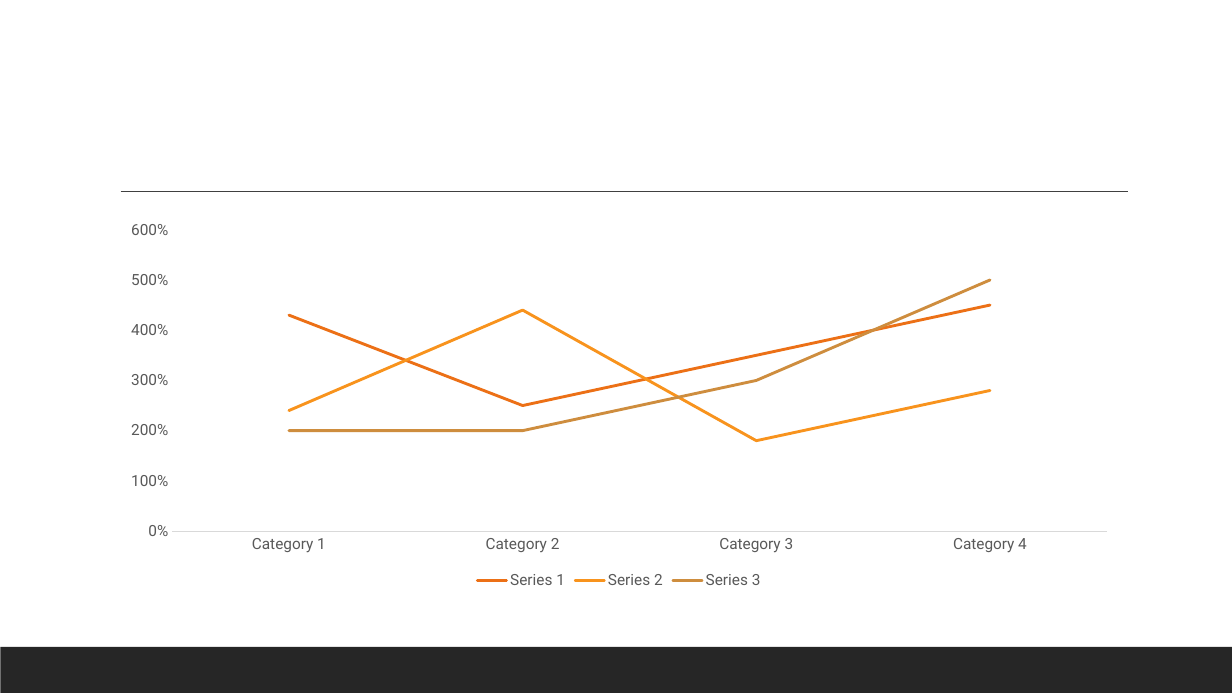
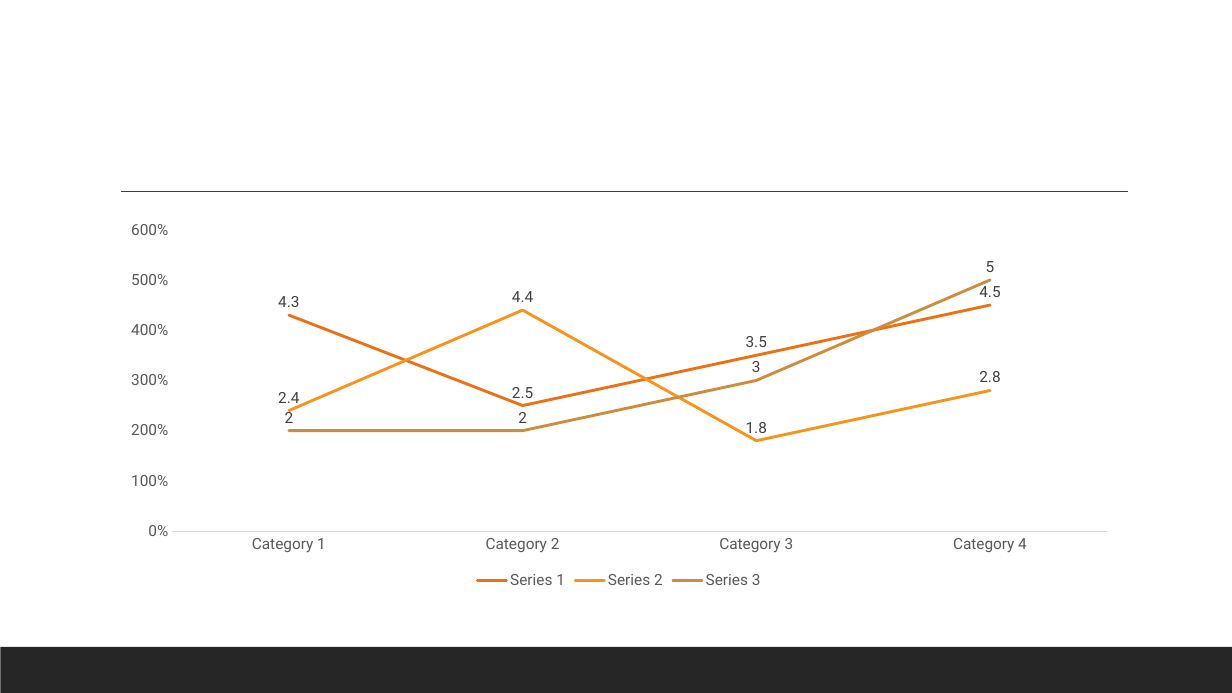
Before and after one commit to kghetzke/SimulatedSurveyDashboard, a slide deck: slide 2 of application/dash/assets/PowerpointTemplates/ModernAngles.pptx. Drawn at 1232x693 pixels with LibreOffice and Linux fonts; fonts in the diff are those of the drawing. Boxes give left, top, right and bottom in pixels: in the first picture for what was removed or moved away, otherwise in the second. Text is boxed around its words. In the diff, an @@ line names an element or a change of style, - is before the commit and + after.

```diff
--- a/application/dash/assets/PowerpointTemplates/ModernAngles.pptx
+++ b/application/dash/assets/PowerpointTemplates/ModernAngles.pptx
@@ line chart at (111,213,1128,593) @@
@@ data labels of Series 1 added @@
@@ data labels of Series 2 added @@
@@ data labels of Series 3 added @@
```
Also in this commit, not shown: 1 other slide changed, 4 other files.
